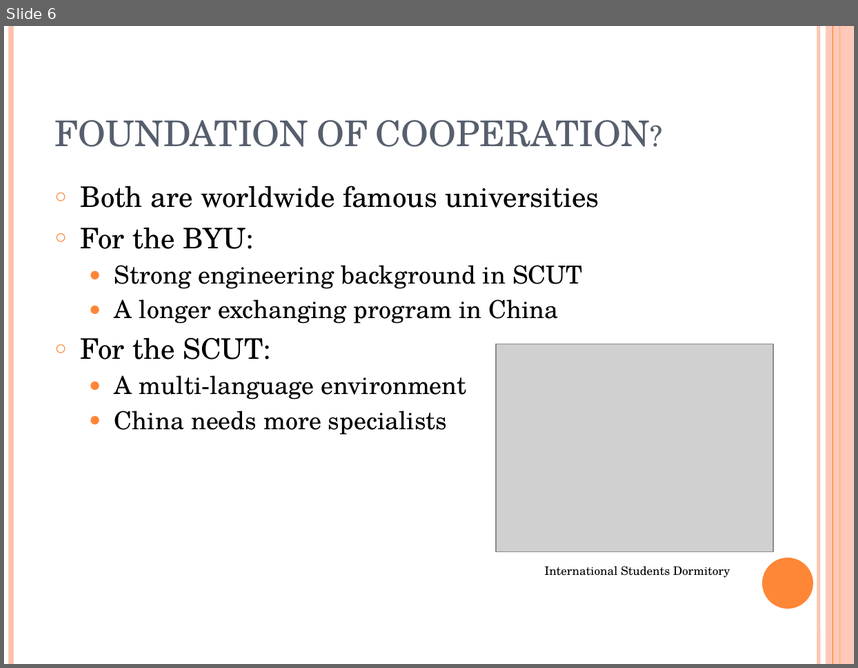
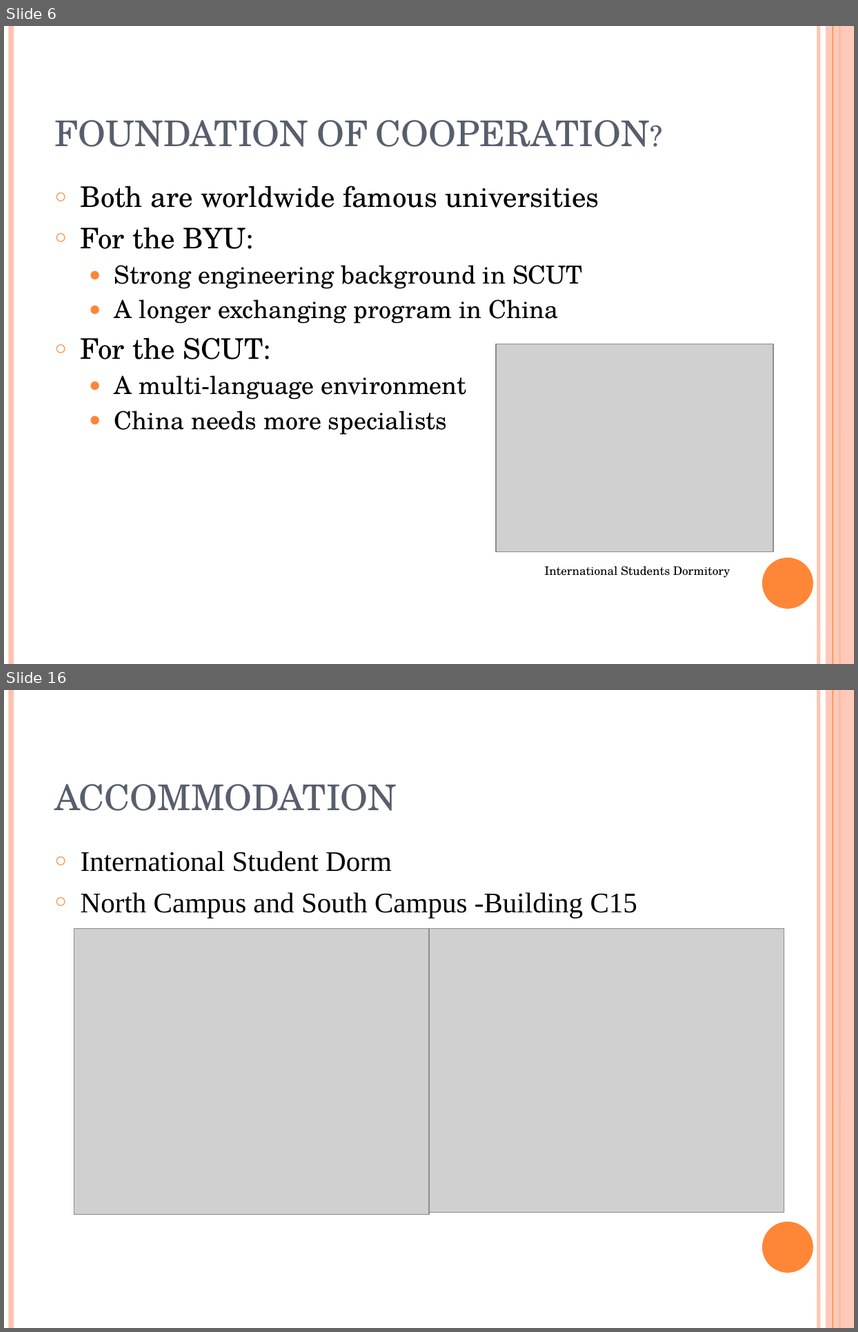
Before and after one commit to wattlebird/BYU_SCUT_EXCHANGE_PT, a slide deck: BYU-SCUT EXCHANGING PROGRAME.pptx. Shown one above the other, each under a label of ours: slide 6 before the commit, slides 6 and 16 after it; the slides between them are not shown. The pictures are 858x668 and 858x1332 pixels, drawn with LibreOffice and Linux fonts; fonts in the diff are those of the drawing; grey boxes stand for pictures. Boxes give left, top, right and bottom in pixels: in the first picture for what was removed or moved away, otherwise in the second. Text is boxed around its words. In the diff, an @@ line names an element or a change of style, - is before the commit and + after.

```diff
--- a/BYU-SCUT EXCHANGING PROGRAME.pptx
+++ b/BYU-SCUT EXCHANGING PROGRAME.pptx
@@ slide 16 added at box(4, 690, 854, 1328), background #FFFFFF; not listed: 6 template elements that a slide beside it also shows @@
@@ title added at box(55, 784, 397, 811), 30 pt, text #575F6D @@
+ACCOMMODATION
@@ text added at box(81, 851, 637, 918), 24 pt, text #000000 @@
+○ International Student Dorm
+○ North Campus and South Campus -Building C15
@@ picture added at box(74, 929, 429, 1214) @@
@@ picture added at box(429, 929, 784, 1212) @@
```
Also in this commit, not shown: 4 slides changed, 16 other slides added, 1 slide removed, 8 other files.
